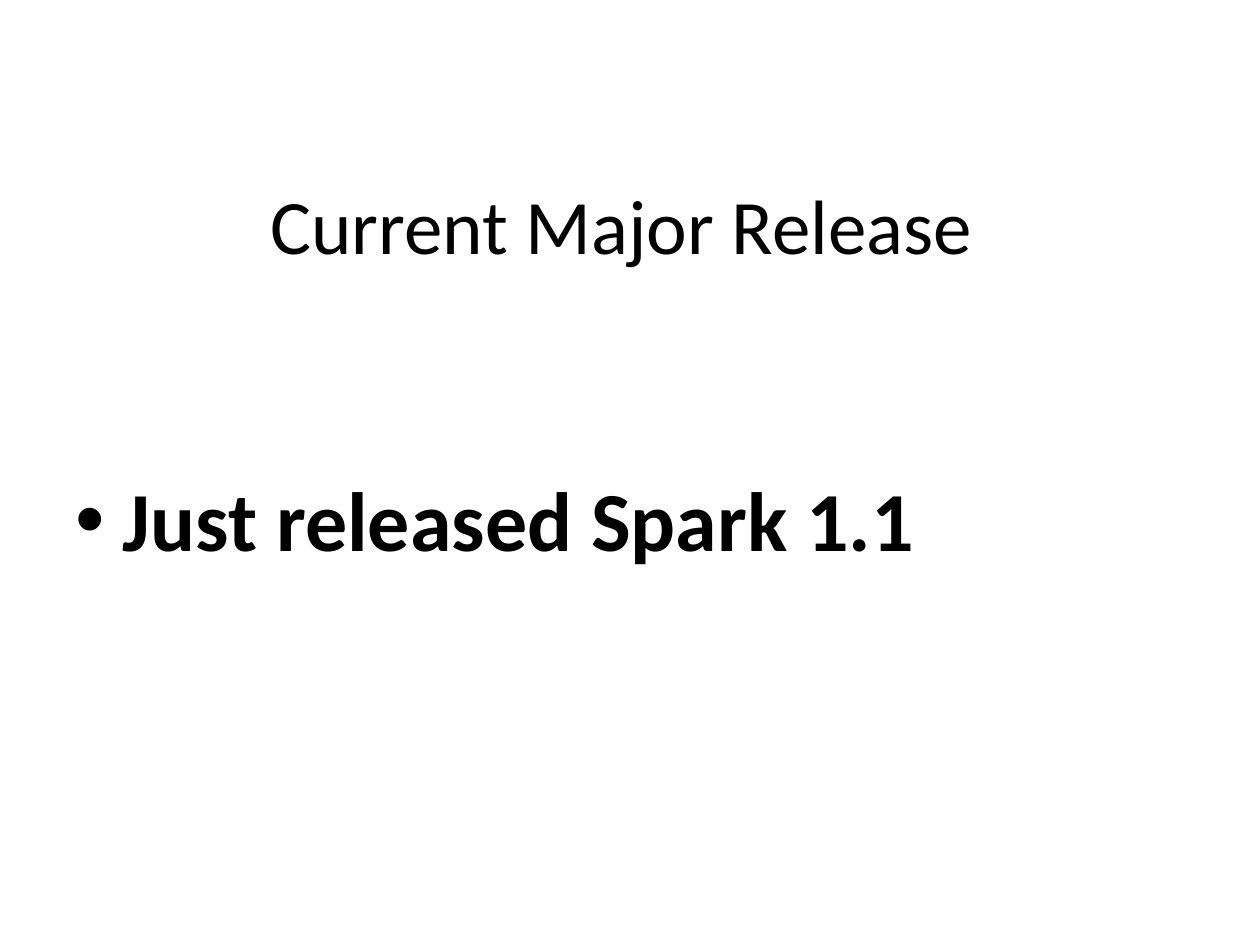
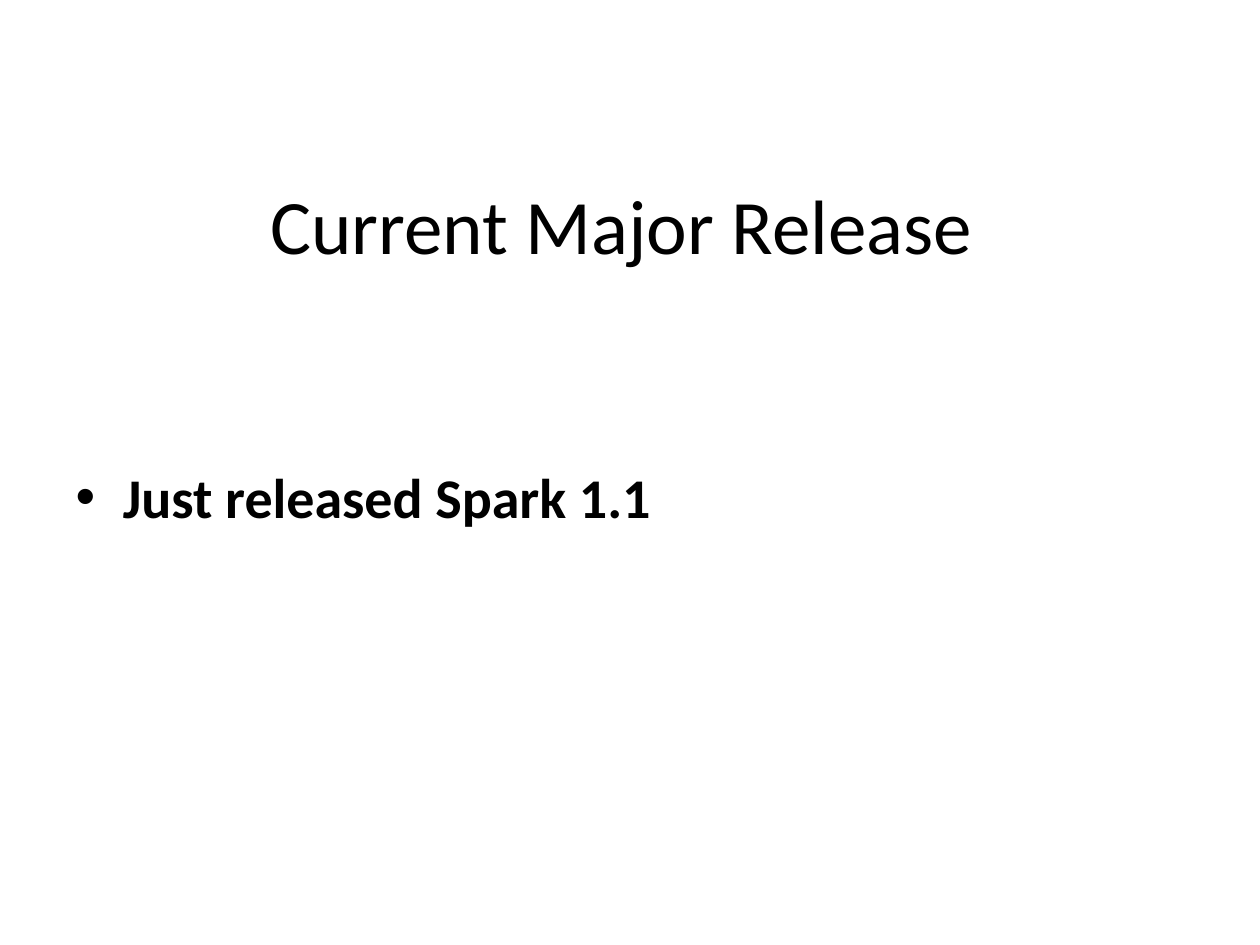
Before and after one commit to CrazyJvm/myslide, a slide deck: slide 3 of SACC2014/SACC2014.pptx. Drawn at 1260x945 pixels with LibreOffice and Linux fonts; fonts in the diff are those of the drawing; background and template pictures are left out. Boxes give left, top, right and bottom in pixels: in the first picture for what was removed or moved away, otherwise in the second. Text is boxed around its words. In the diff, an @@ line names an element or a change of style, - is before the commit and + after.

```diff
--- a/SACC2014/SACC2014.pptx
+++ b/SACC2014/SACC2014.pptx
@@ text "Just released Spark 1.1" at [123, 478, 651, 527]: size 48 to 32 pt; less space between paragraphs @@
```
Also in this commit, not shown: 1 other slide changed, 6 other files.
